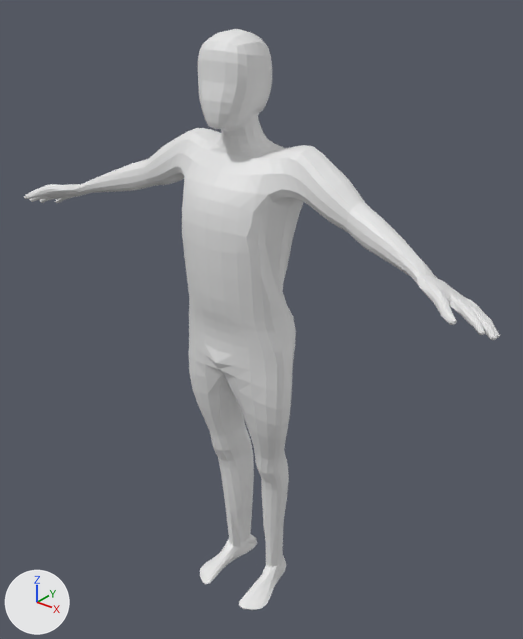
The Blender file Male.blend, before and after one commit.
Rendered twice from a 50 mm camera at (2.49, -3.0, 3.88) aimed at (0.06, 0.04, 2.0). The lights are fixed; the arrows at lower left show +X, +Y and +Z.
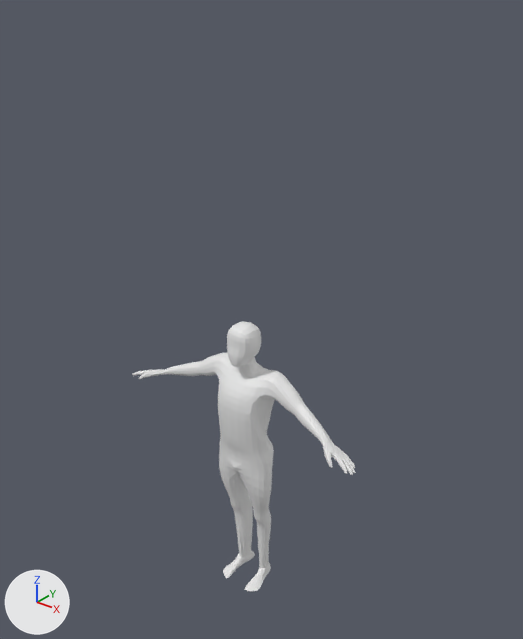
Where the change shows, as pixel boxes (x1, y1, x2, y2) in the pictures (523 x 639 px; the box of a moved part takes in the faces that stretch with it):
'Cube', reshaped, rescaled (53% narrower, 53% shorter): before (24, 29, 500, 610); after (132, 321, 356, 591)
part 1 of me_cube_001, moved or reshaped: before (25, 184, 477, 326); after (136, 370, 344, 469)

The change, as a diff of the scene's bpy script:
```diff
--- a/Male.blend.py
+++ b/Male.blend.py
@@ me_cube_001 @@
 # used by ob_cube; location = (0.0, 0.0, 0.0)
-me_cube_001.from_pydata(...)  # 1224 vertices, 1185 faces; spans x 0.0..1.59, y -0.46..0.21, z 0.01..3.61
+me_cube_001.from_pydata(...)  # 1224 vertices, 1185 faces; spans x 0.0..1.59, y -0.43..0.21, z 0.01..3.61
+# me_cube_001 part 1: 67 of 1224 vertices moved; they spanned x 1.27..1.47, y -0.46..-0.31, z 2.57..2.66 and now span x 1.26..1.46, y -0.43..-0.3, z 2.56..2.66; mean shift (-0.04, 0.02, 0.0); largest move (1.44, -0.44, 2.57) -> (1.37, -0.41, 2.56)
@@ ob_cube @@
 ob_cube.location = (0.0, 0.0, 0.0)
+ob_cube.scale = (0.551, 0.551, 0.551)
 _m = ob_cube.modifiers.new('Mirror', 'MIRROR')
```
